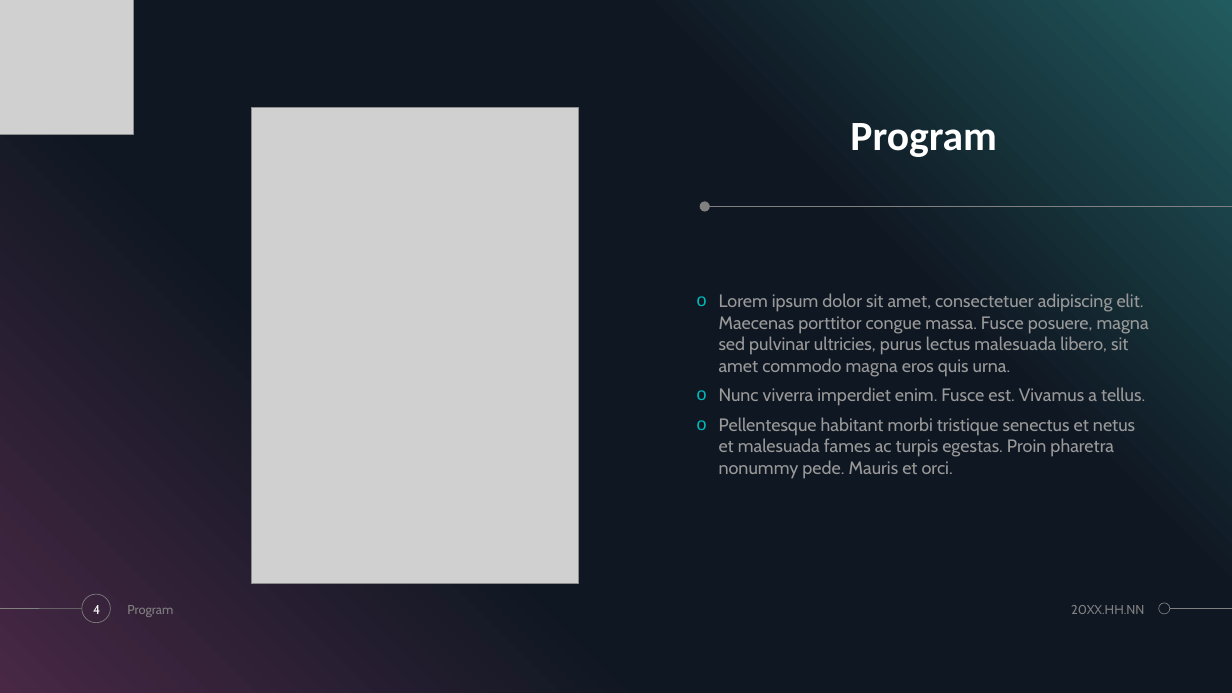
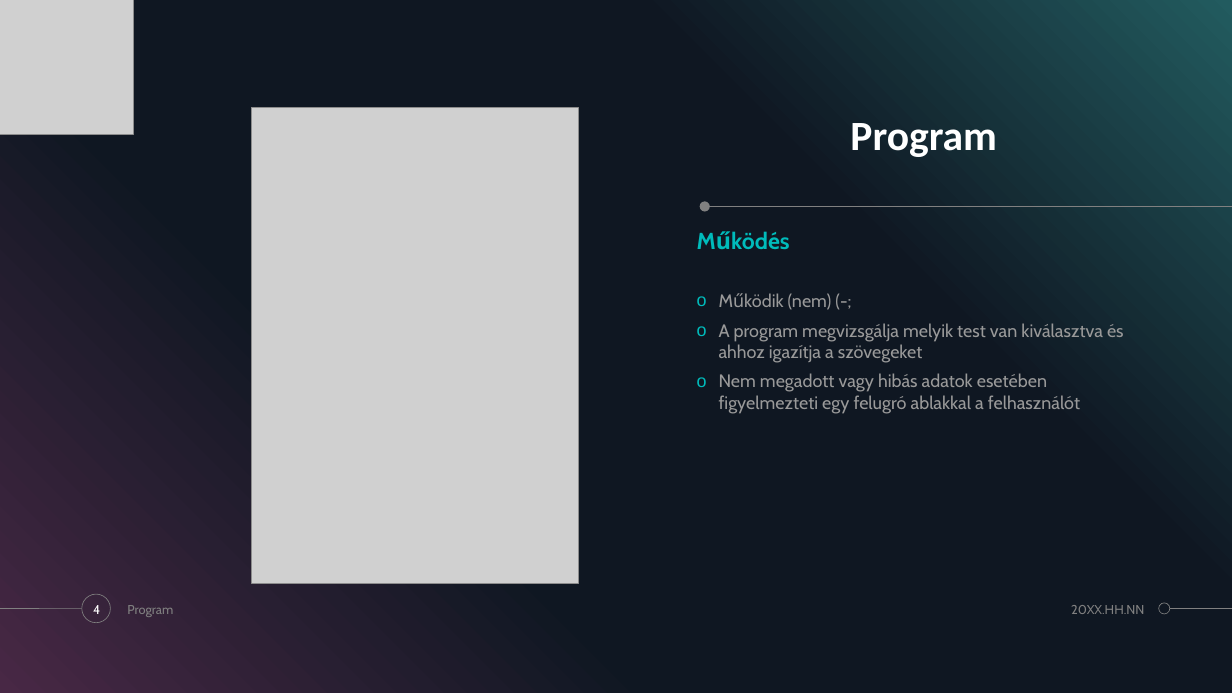
Before and after one commit to zamboilles21/terfelszinszamitas, a slide deck: slide 4 of documentation/PPT/TerFelSzoft.pptx. Drawn at 1232x693 pixels with LibreOffice and Linux fonts; fonts in the diff are those of the drawing; grey boxes stand for pictures. Boxes give left, top, right and bottom in pixels: in the first picture for what was removed or moved away, otherwise in the second. Text is boxed around its words. In the diff, an @@ line names an element or a change of style, - is before the commit and + after.

Commit message:
ppt program leírás megkezdése

```diff
--- a/documentation/PPT/TerFelSzoft.pptx
+++ b/documentation/PPT/TerFelSzoft.pptx
@@ text added at (x1=697, y1=226, x2=1149, y2=284), 18 pt, text #00BBBB, bold @@
+Működés
@@ text at (x1=719, y1=293, x2=1124, y2=414): text changed @@
-o Lorem ipsum dolor sit amet, consectetuer adipiscing elit. Maecenas porttitor congue massa. Fusce posuere, magna sed pulvinar ultricies, purus lectus malesuada libero, sit amet commodo magna eros quis urna.
-o Nunc viverra imperdiet enim. Fusce est. Vivamus a tellus.
-o Pellentesque habitant morbi tristique senectus et netus et malesuada fames ac turpis egestas. Proin pharetra nonummy pede. Mauris et orci.
+o Működik (nem) (-;
+o A program megvizsgálja melyik test van kiválasztva és ahhoz igazítja a szövegeket
+o Nem megadott vagy hibás adatok esetében figyelmezteti egy felugró ablakkal a felhasználót
```
Also in this commit, not shown: 2 other slides changed.
